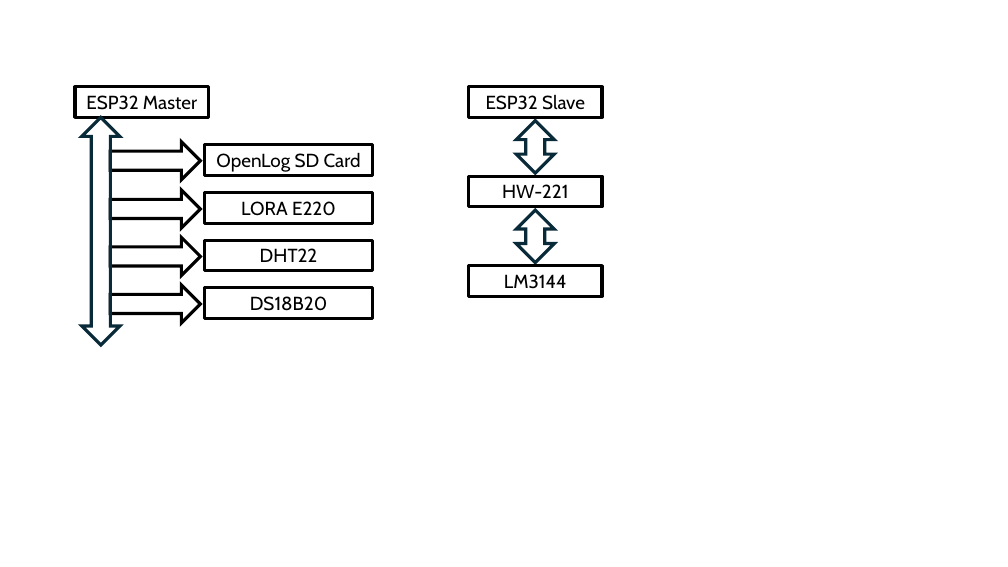
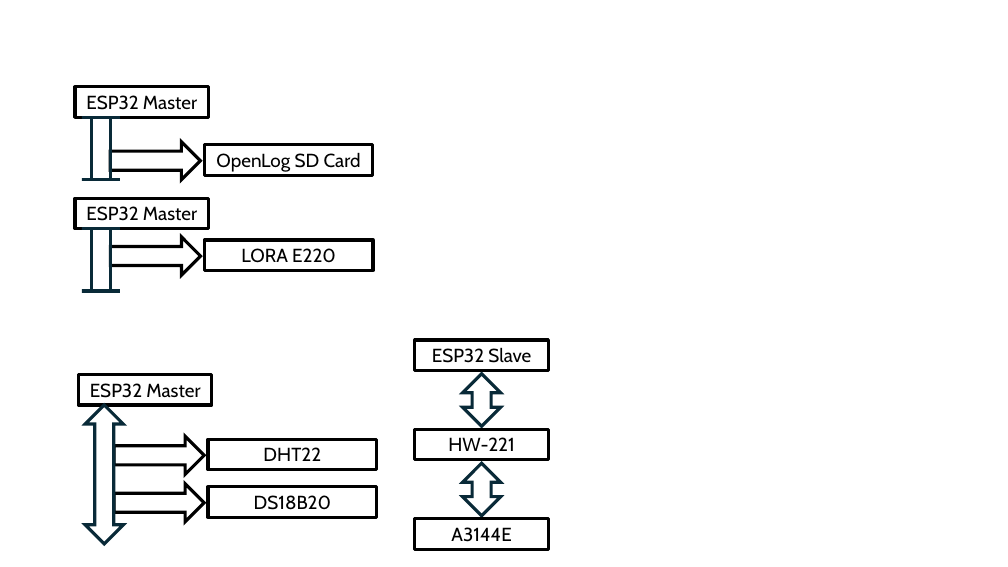
Before and after one commit to checo1092/baja_SAE_Instrumentation, a slide deck: slide 2 of documentation/Diagrama a bloques.pptx. Drawn at 1008x567 pixels with LibreOffice and Linux fonts; fonts in the diff are those of the drawing. Boxes give left, top, right and bottom in pixels: in the first picture for what was removed or moved away, otherwise in the second. Text is boxed around its words. In the diff, an @@ line names an element or a change of style, - is before the commit and + after.

```diff
--- a/documentation/Diagrama a bloques.pptx
+++ b/documentation/Diagrama a bloques.pptx
@@ left right arrow resized from (x1=82, y1=118, x2=120, y2=345) to (x1=82, y1=117, x2=120, y2=180) @@
@@ left right arrow at (x1=82, y1=117, x2=120, y2=180): proportions changed @@
@@ rectangle added at (x1=75, y1=198, x2=209, y2=228), outline #000000 3 pt, 18 pt, text #000000 @@
+ESP32 Master
@@ left right arrow added at (x1=82, y1=229, x2=120, y2=292), outline #092A39 3 pt @@
@@ right arrow moved from (x1=110, y1=190, x2=200, y2=228) to (x1=110, y1=237, x2=200, y2=274) @@
@@ rectangle "LORA E220" moved from (x1=204, y1=193, x2=373, y2=223) to (x1=204, y1=240, x2=373, y2=270) @@
@@ rectangle removed at (x1=469, y1=265, x2=603, y2=296) @@
-LM3144
@@ rectangle added at (x1=79, y1=374, x2=212, y2=405), outline #000000 3 pt, 18 pt, text #000000 @@
+ESP32 Master
@@ 2 rectangles, 2 left right arrows moved together from (x1=469, y1=87, x2=603, y2=262) to (x1=415, y1=340, x2=549, y2=515) @@
@@ left right arrow added at (x1=85, y1=405, x2=123, y2=544), outline #092A39 3 pt @@
@@ 2 rectangles, 2 right arrows moved together from (x1=110, y1=237, x2=373, y2=323) to (x1=114, y1=436, x2=377, y2=522) @@
@@ rectangle added at (x1=415, y1=519, x2=549, y2=549), outline #000000 3 pt, 18 pt, text #000000 @@
+A3144E
```
Also in this commit, not shown: 2 other files.
